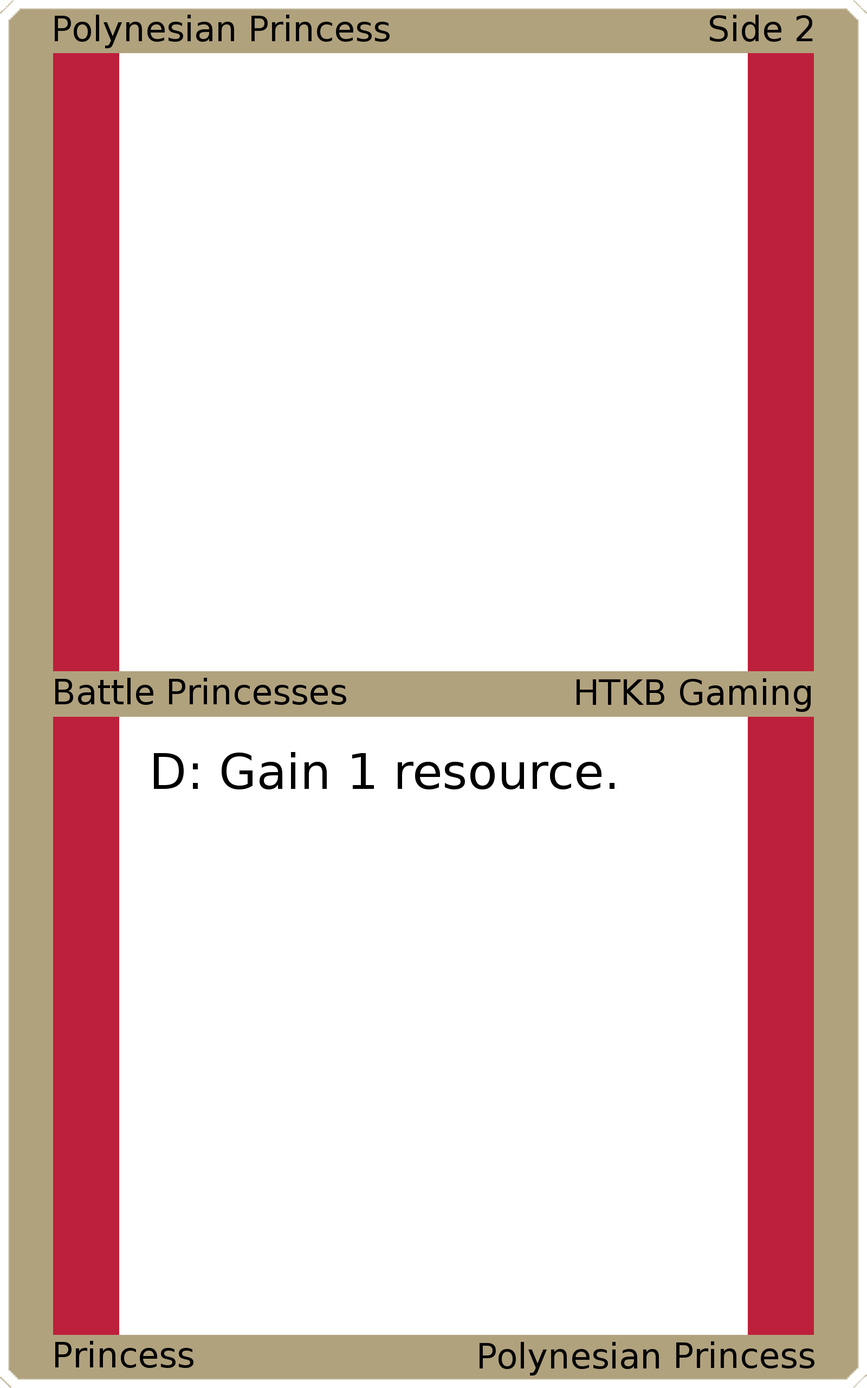
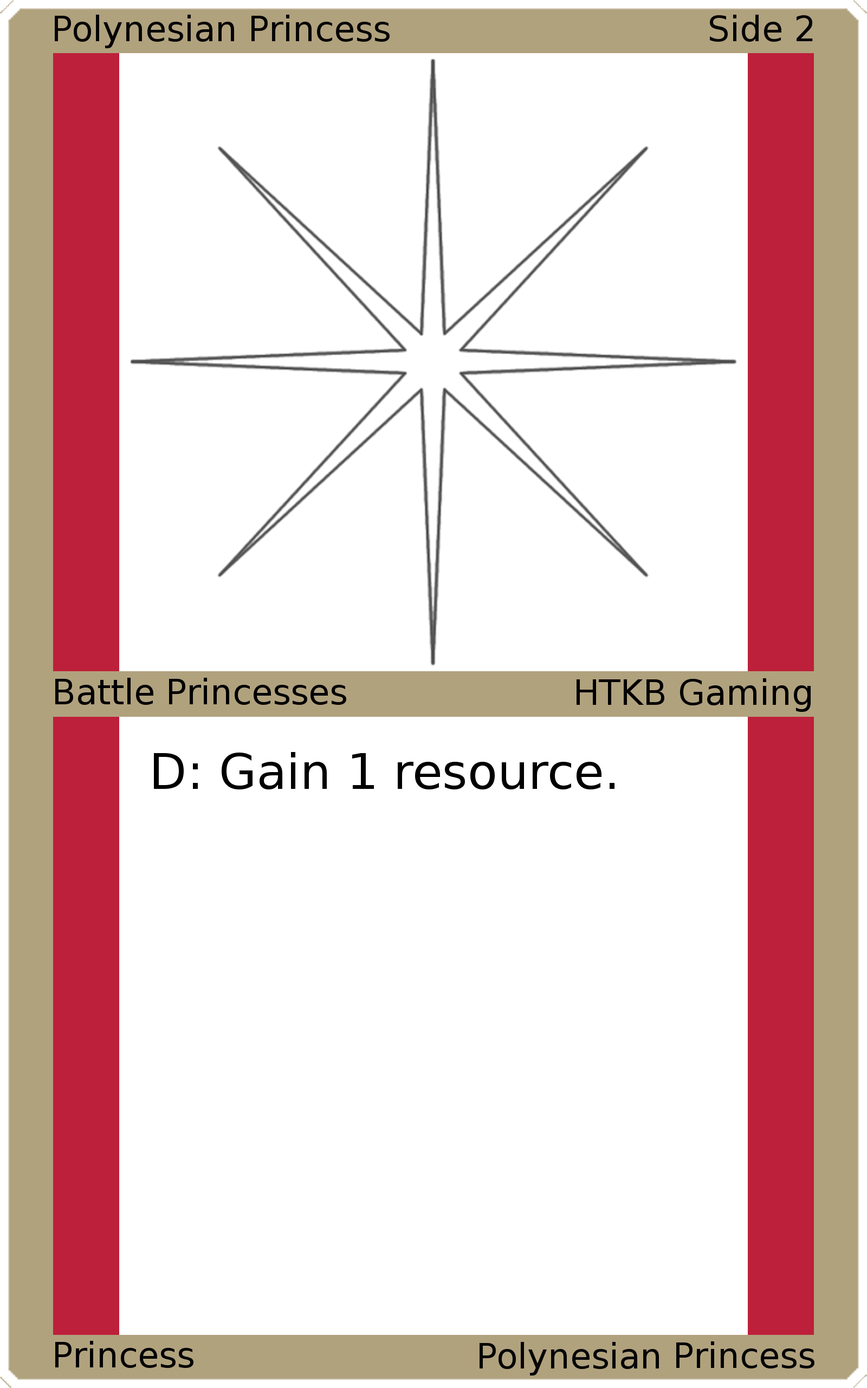
Layers edited between the first and the second 867 x 1388 image:
added layer "Art" above "Top Background" over left=129, top=57, right=738, bottom=666
